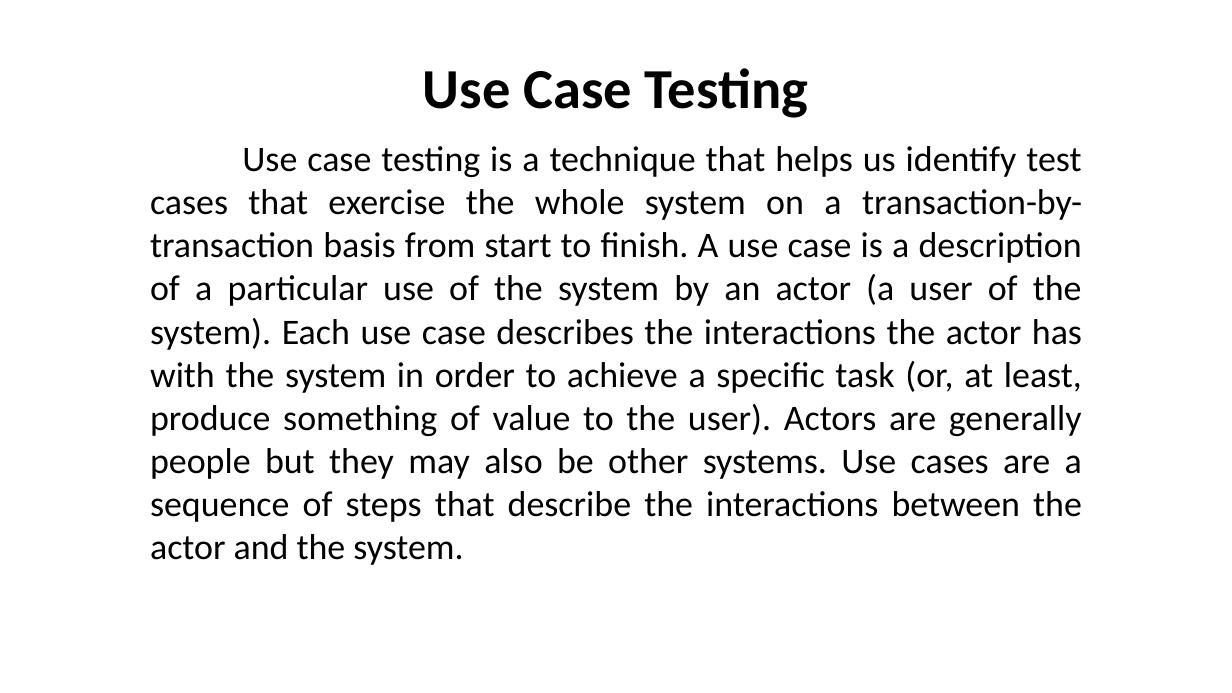
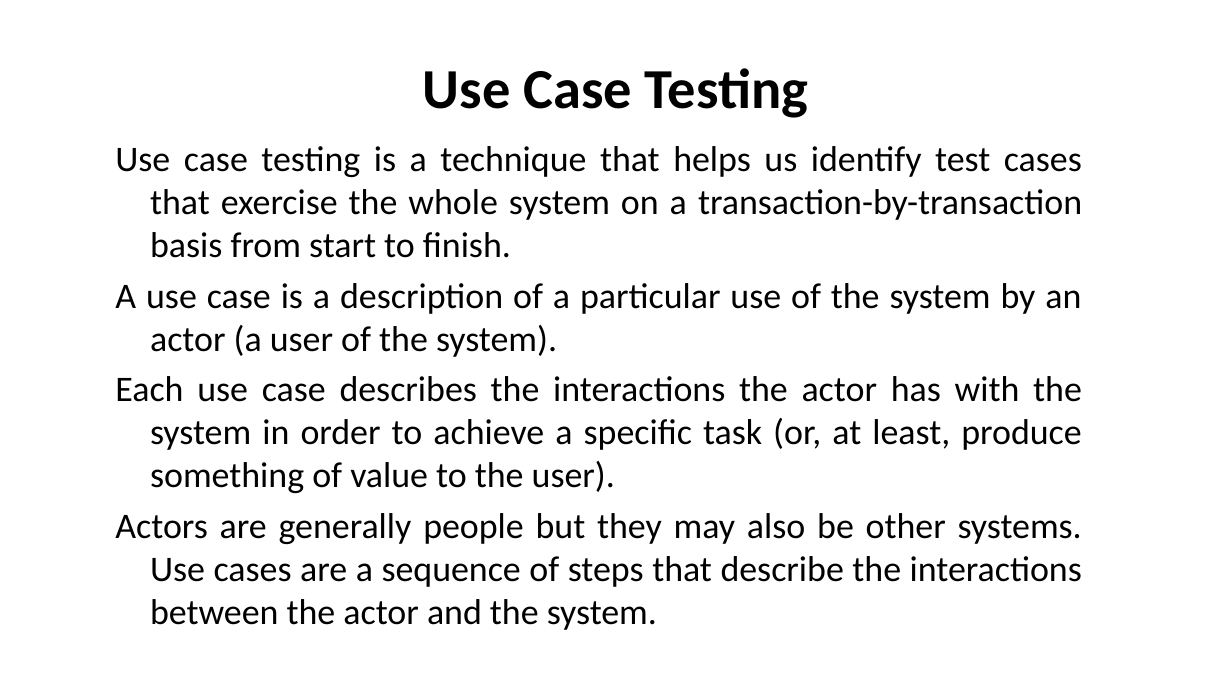
Before and after one commit to nashurgessa/Software-Testing-batch-2022-23, a slide deck: slide 2 of slides/L11 Use Case Testing.pptx. Drawn at 1232x693 pixels with LibreOffice and Linux fonts; fonts in the diff are those of the drawing. Boxes give left, top, right and bottom in pixels: in the first picture for what was removed or moved away, otherwise in the second. Text is boxed around its words. In the diff, an @@ line names an element or a change of style, - is before the commit and + after.

```diff
--- a/slides/L11 Use Case Testing.pptx
+++ b/slides/L11 Use Case Testing.pptx
@@ text at bbox=[115, 146, 1082, 587]: text changed @@
-Use case testing is a technique that helps us identify test cases that exercise the whole system on a transaction-by-transaction basis from start to finish. A use case is a description of a particular use of the system by an actor (a user of the system). Each use case describes the interactions the actor has with the system in order to achieve a specific task (or, at least, produce something of value to the user). Actors are generally people but they may also be other systems. Use cases are a sequence of steps that describe the interactions between the actor and the system.
+Use case testing is a technique that helps us identify test cases that exercise the whole system on a transaction-by-transaction basis from start to finish.
+A use case is a description of a particular use of the system by an actor (a user of the system).
+Each use case describes the interactions the actor has with the system in order to achieve a specific task (or, at least, produce something of value to the user).
+Actors are generally people but they may also be other systems. Use cases are a sequence of steps that describe the interactions between the actor and the system.
```
Also in this commit, not shown: 3 other slides changed, 17 other files.
